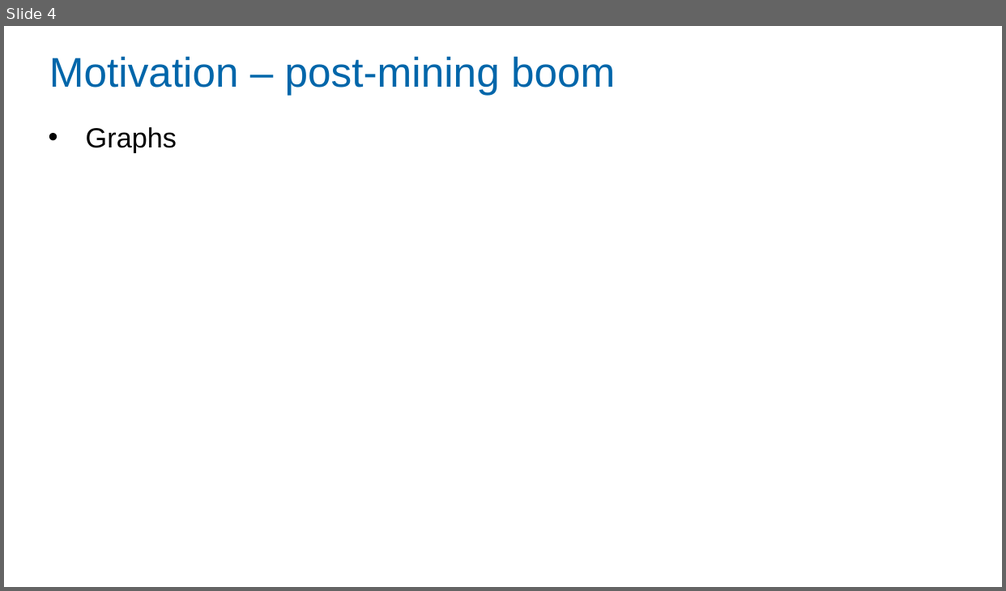
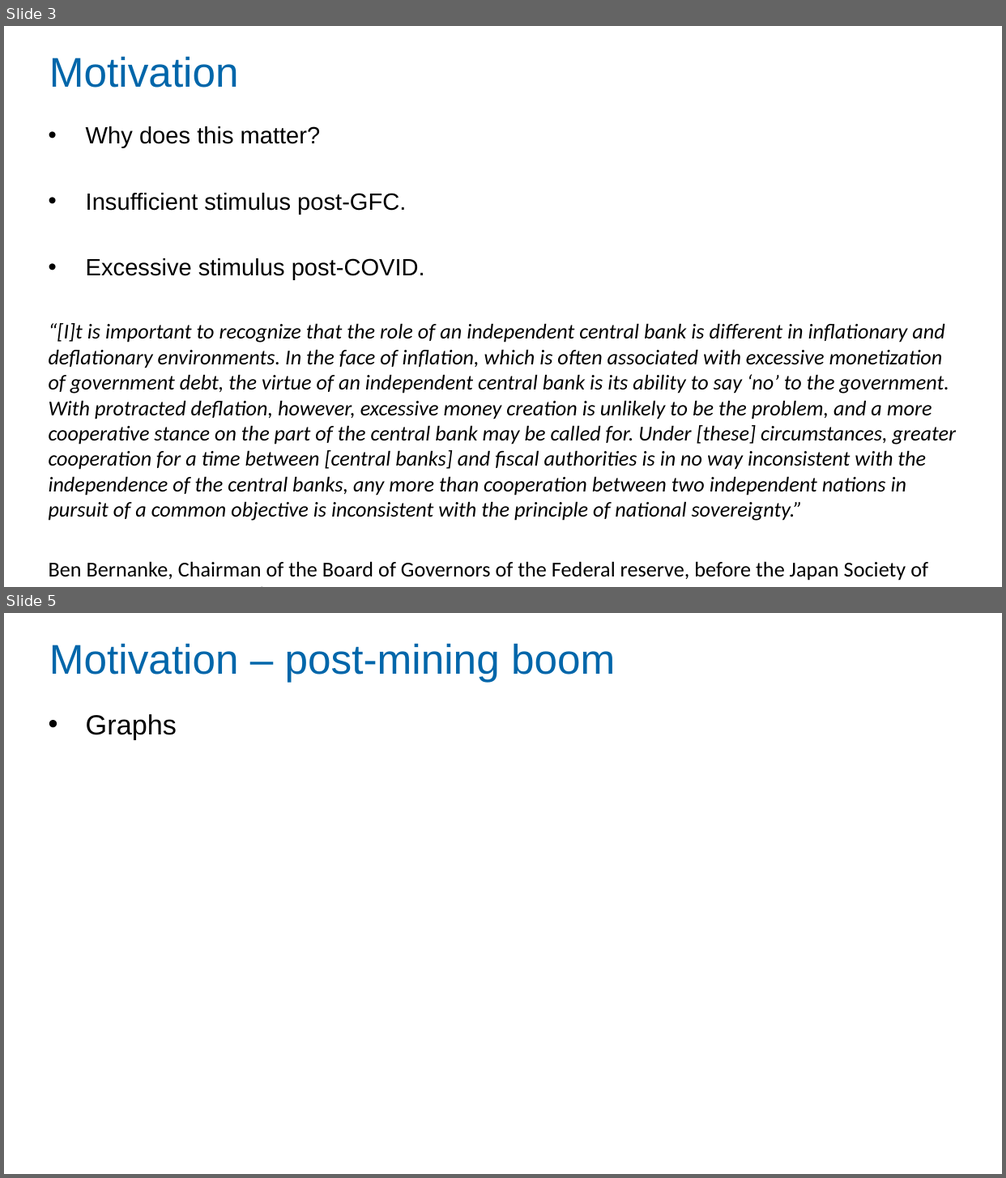
Before and after one commit to Zjub/TVHENZ, a slide deck: MF coordination/SI_game/RBA Coffee Monetary and Fiscal Policy Coordination.pptx. Shown one above the other, each under a label of ours: slide 4 before the commit, slides 3 and 5 after it; the slides between them are not shown. The pictures are 1006x591 and 1006x1178 pixels, drawn with LibreOffice and Linux fonts; fonts in the diff are those of the drawing. Boxes give left, top, right and bottom in pixels: in the first picture for what was removed or moved away, otherwise in the second. Text is boxed around its words. In the diff, an @@ line names an element or a change of style, - is before the commit and + after.

```diff
--- a/MF coordination/SI_game/RBA Coffee Monetary and Fiscal Policy Coordination.pptx
+++ b/MF coordination/SI_game/RBA Coffee Monetary and Fiscal Policy Coordination.pptx
@@ slide 3 added at (4,26,1002,587), background #FFFFFF @@
@@ title added at (49,56,239,88), 30 pt, text #0066AA @@
+Motivation
@@ text added at (49,126,957,579), 15.3 pt, text #000000, italic @@
+• Why does this matter?
+• Insufficient stimulus post-GFC.
+• Excessive stimulus post-COVID.
+“[I]t is important to recognize that the role of an independent central bank is different in inflationary and deflationary environments. In the face of inflation, which is often associated with excessive monetization of government debt, the virtue of an independent central bank is its ability to say ‘no’ to the government. With protracted deflation, however, excessive money creation is unlikely to be the problem, and a more cooperative stance on the part of the central bank may be called for. Under [these] circumstances, greater cooperation for a time between [central banks] and fiscal authorities is in no way inconsistent with the independence of the central banks, any more than cooperation between two independent nations in pursuit of a common objective is inconsistent with the principle of national sovereignty.”
+Ben Bernanke, Chairman of the Board of Governors of the Federal reserve, before the Japan Society of Monetary Economics, Tokyo, Japan, May 31, 2003.
@@ what was slide 4 is now slide 5 @@
```
Also in this commit, not shown: 1 slide changed, 31 other files.
